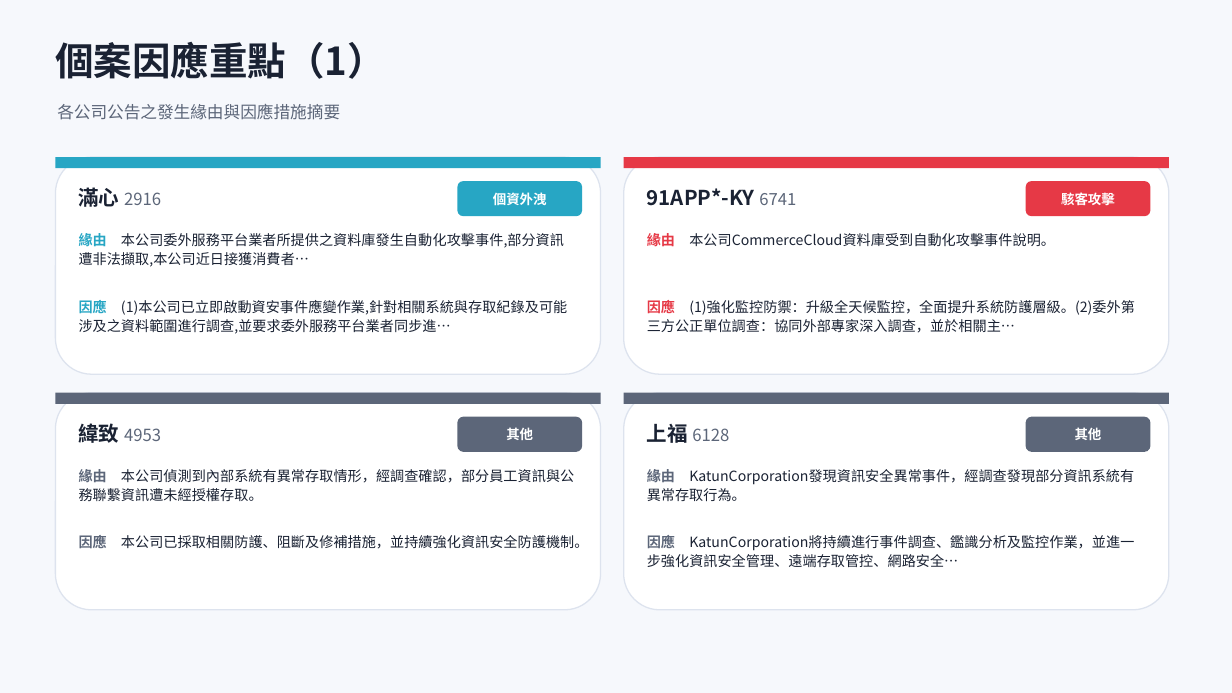
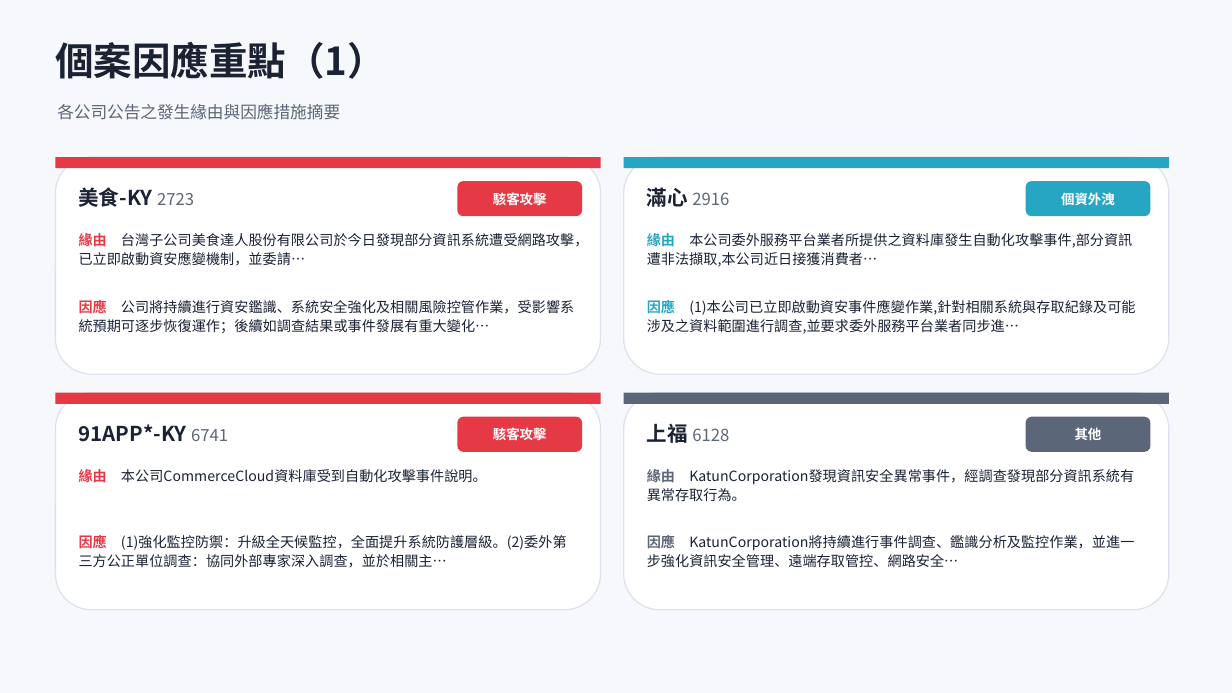
Before and after one commit to Johnnylin77/mops-isec-monitor, a slide deck: slide 6 of 資安事件因應分析.pptx. Drawn at 1232x693 pixels with LibreOffice and Linux fonts; fonts in the diff are those of the drawing. Boxes give left, top, right and bottom in pixels: in the first picture for what was removed or moved away, otherwise in the second. Text is boxed around its words. In the diff, an @@ line names an element or a change of style, - is before the commit and + after.

```diff
--- a/資安事件因應分析.pptx
+++ b/資安事件因應分析.pptx
@@ rectangle at <box>55,157,601,168</box>: fill #27A6C4 to #E63946 @@
@@ rectangle at <box>624,157,1169,168</box>: fill #E63946 to #27A6C4 @@
@@ text at <box>79,187,194,207</box>: text changed; size 13 to 16 pt; text colour #5C6679 to #1A2233; bold on @@
-滿心 2916
+美食-KY 2723
@@ rounded rectangle at <box>457,181,582,216</box>: fill #27A6C4 to #E63946 @@
@@ text at <box>493,192,547,205</box>: text changed @@
-個資外洩
+駭客攻擊
@@ text at <box>647,187,729,207</box>: text changed; size 16 to 13 pt; text colour #1A2233 to #5C6679; bold off @@
-91APP*-KY 6741
+滿心 2916
@@ rounded rectangle at <box>1026,181,1151,216</box>: fill #E63946 to #27A6C4 @@
@@ text at <box>1061,192,1115,205</box>: text changed @@
-駭客攻擊
+個資外洩
@@ text at <box>79,231,588,266</box>: text changed @@
-緣由 本公司委外服務平台業者所提供之資料庫發生自動化攻擊事件,部分資訊遭非法擷取,本公司近日接獲消費者…
+緣由 台灣子公司美食達人股份有限公司於今日發現部分資訊系統遭受網路攻擊，已立即啟動資安應變機制，並委請…
@@ text at <box>647,231,1132,267</box>: text changed @@
-緣由 本公司CommerceCloud資料庫受到自動化攻擊事件說明。
+緣由 本公司委外服務平台業者所提供之資料庫發生自動化攻擊事件,部分資訊遭非法擷取,本公司近日接獲消費者…
@@ text at <box>79,298,574,333</box>: text changed @@
-因應 (1)本公司已立即啟動資安事件應變作業,針對相關系統與存取紀錄及可能涉及之資料範圍進行調查,並要求委外服務平台業者同步進…
+因應 公司將持續進行資安鑑識、系統安全強化及相關風險控管作業，受影響系統預期可逐步恢復運作；後續如調查結果或事件發展有重大變化…
@@ text at <box>647,298,1135,334</box>: text changed @@
-因應 (1)強化監控防禦：升級全天候監控，全面提升系統防護層級。(2)委外第三方公正單位調查：協同外部專家深入調查，並於相關主…
+因應 (1)本公司已立即啟動資安事件應變作業,針對相關系統與存取紀錄及可能涉及之資料範圍進行調查,並要求委外服務平台業者同步進…
@@ rectangle at <box>55,393,601,404</box>: fill #5C6679 to #E63946 @@
@@ rounded rectangle at <box>457,417,582,452</box>: fill #5C6679 to #E63946 @@
@@ text at <box>79,424,228,442</box>: text changed; size 13 to 16 pt; text colour #5C6679 to #1A2233; bold on @@
-緯致 4953
+91APP*-KY 6741
@@ text at <box>493,427,547,440</box>: text changed @@
-其他
+駭客攻擊
@@ text at <box>79,467,487,485</box>: text changed @@
-緣由 本公司偵測到內部系統有異常存取情形，經調查確認，部分員工資訊與公務聯繫資訊遭未經授權存取。
+緣由 本公司CommerceCloud資料庫受到自動化攻擊事件說明。
@@ text at <box>79,533,567,568</box>: text changed @@
-因應 本公司已採取相關防護、阻斷及修補措施，並持續強化資訊安全防護機制。
+因應 (1)強化監控防禦：升級全天候監控，全面提升系統防護層級。(2)委外第三方公正單位調查：協同外部專家深入調查，並於相關主…
```
Also in this commit, not shown: 6 other slides changed, 2 other files.
